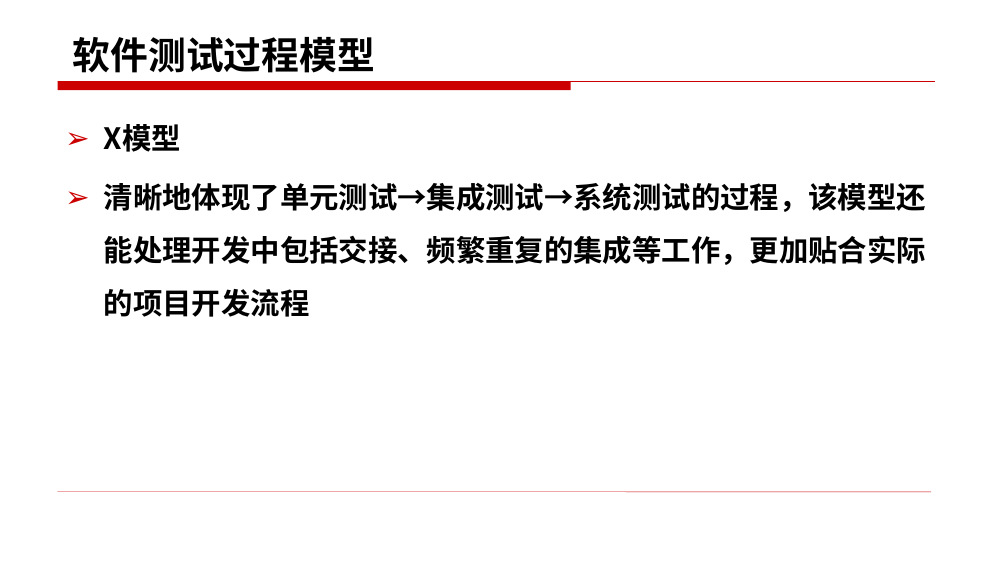
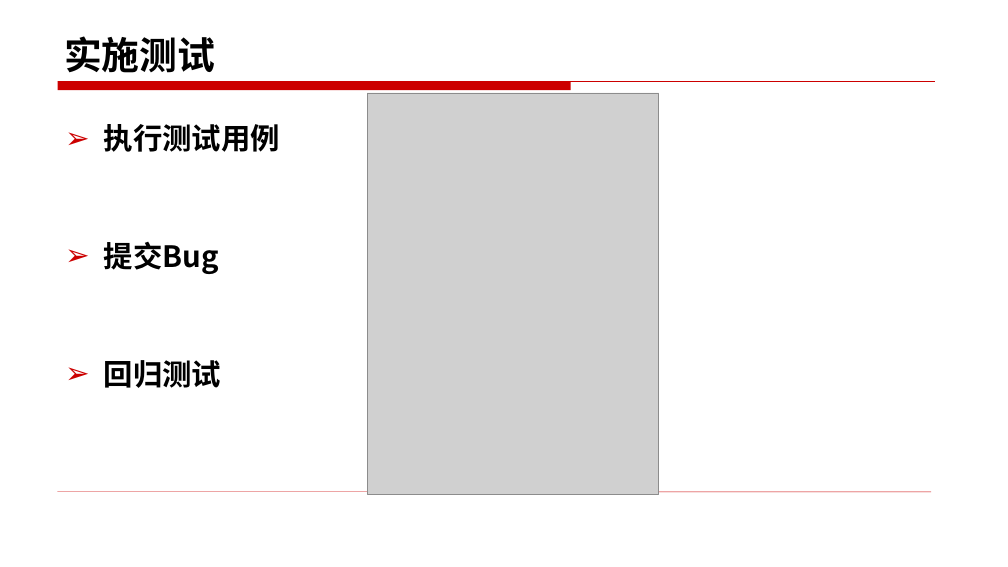
Before and after one commit to edu2act/course-foundation-software-tesing, a slide deck: slide 18 of materials/slides/2.3.pptx (slide 13 before the commit). Drawn at 1008x567 pixels with LibreOffice and Linux fonts; fonts in the diff are those of the drawing; grey boxes stand for pictures. Boxes give left, top, right and bottom in pixels: in the first picture for what was removed or moved away, otherwise in the second. Text is boxed around its words. In the diff, an @@ line names an element or a change of style, - is before the commit and + after.

```diff
--- a/materials/slides/2.3.pptx
+++ b/materials/slides/2.3.pptx
@@ title at (x1=64, y1=36, x2=215, y2=73): text changed @@
-软件测试过程模型
+实施测试
@@ picture added at (x1=368, y1=93, x2=659, y2=495) @@
@@ text at (x1=104, y1=124, x2=280, y2=388): text changed @@
-➢ X模型
-➢ 清晰地体现了单元测试→集成测试→系统测试的过程，该模型还能处理开发中包括交接、频繁重复的集成等工作，更加贴合实际的项目开发流程
+➢ 执行测试用例
+➢ 提交Bug
+➢ 回归测试
```
Also in this commit, not shown: 9 other slides changed, 15 slides added, 3 slides removed, 8 other files.
